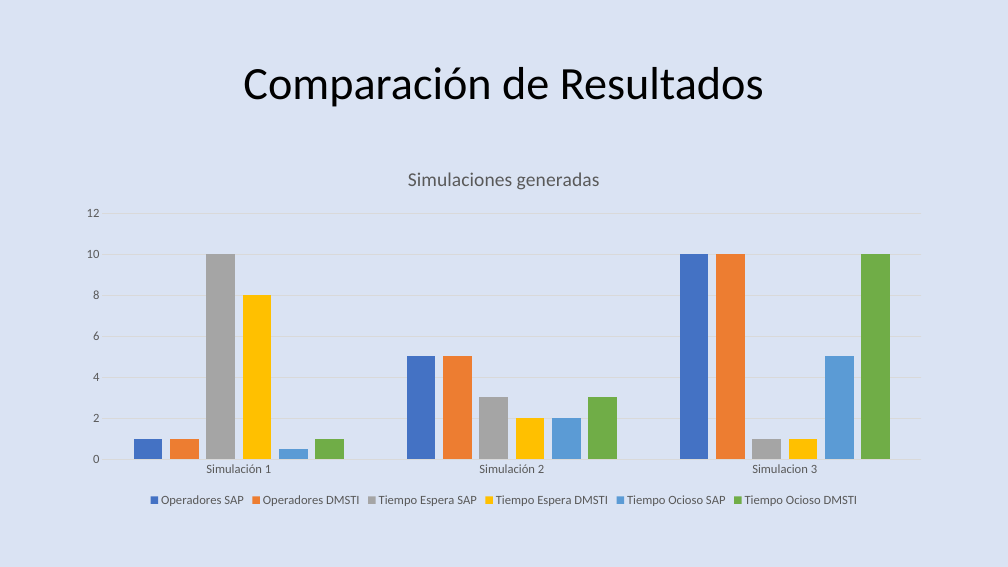
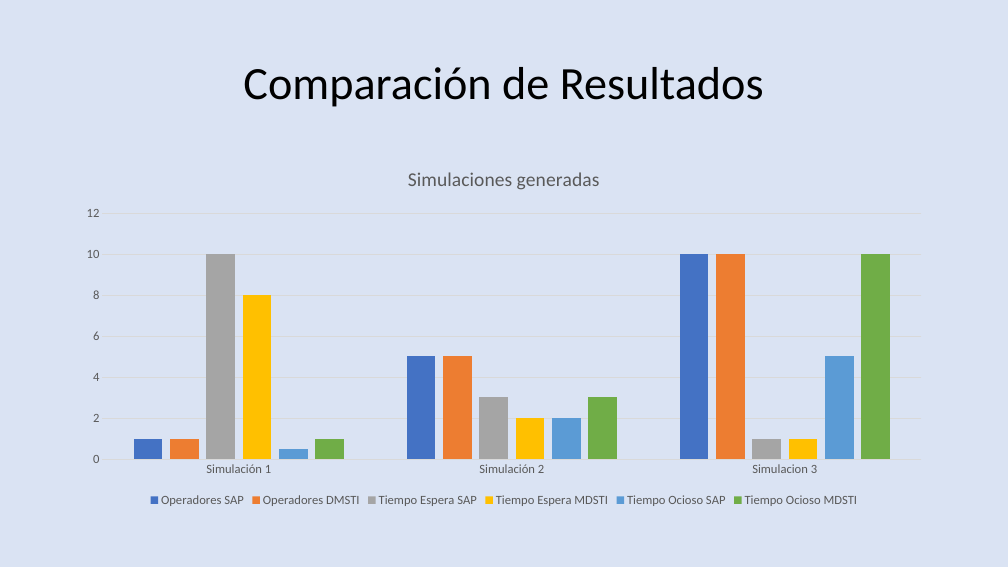
Before and after one commit to ramacal/Simulacion, a slide deck: slide 8 of Simulación/datos Sistema/UTN - Simulacion - Equipo 5 -TP N°6 Picolo.pptx. Drawn at 1008x567 pixels with LibreOffice and Linux fonts; fonts in the diff are those of the drawing. Boxes give left, top, right and bottom in pixels: in the first picture for what was removed or moved away, otherwise in the second. Text is boxed around its words. In the diff, an @@ line names an element or a change of style, - is before the commit and + after.

```diff
--- a/Simulación/datos Sistema/UTN - Simulacion - Equipo 5 -TP N°6 Picolo.pptx
+++ b/Simulación/datos Sistema/UTN - Simulacion - Equipo 5 -TP N°6 Picolo.pptx
@@ column chart at box(70, 151, 939, 511) @@
-Tiempo Espera DMSTI: 8, 2, 1
+Tiempo Espera MDSTI: 8, 2, 1
-Tiempo Ocioso DMSTI: 1, 3, 10
+Tiempo Ocioso MDSTI: 1, 3, 10
```
Also in this commit, not shown: 1 other slide changed.
